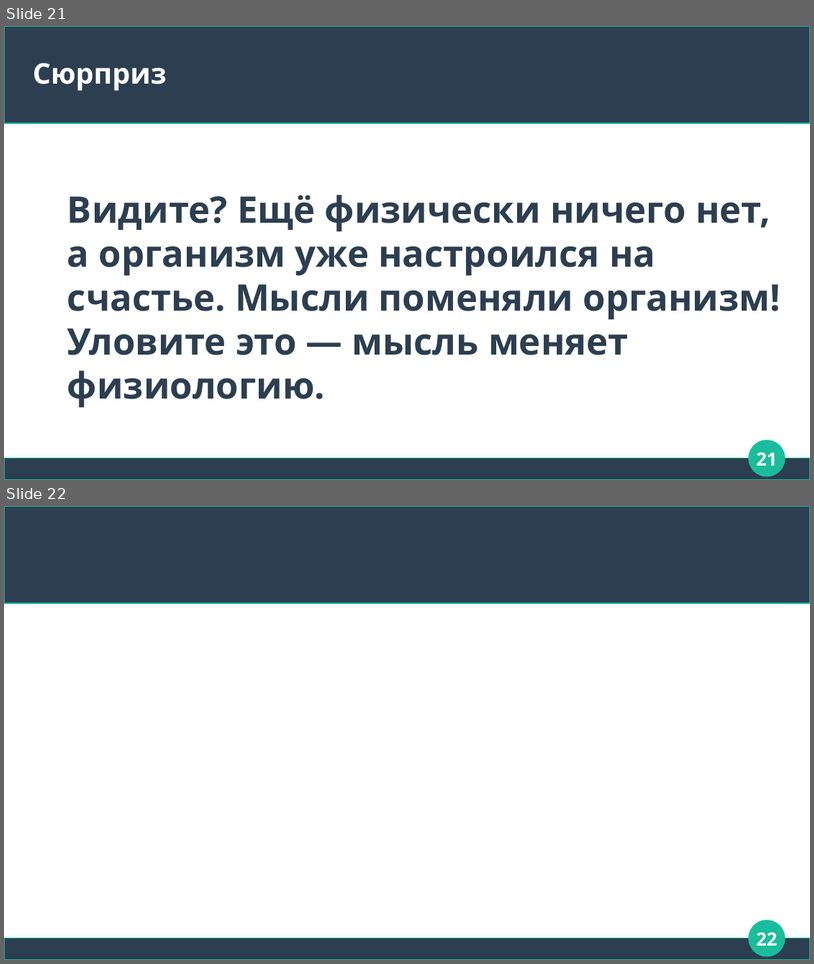
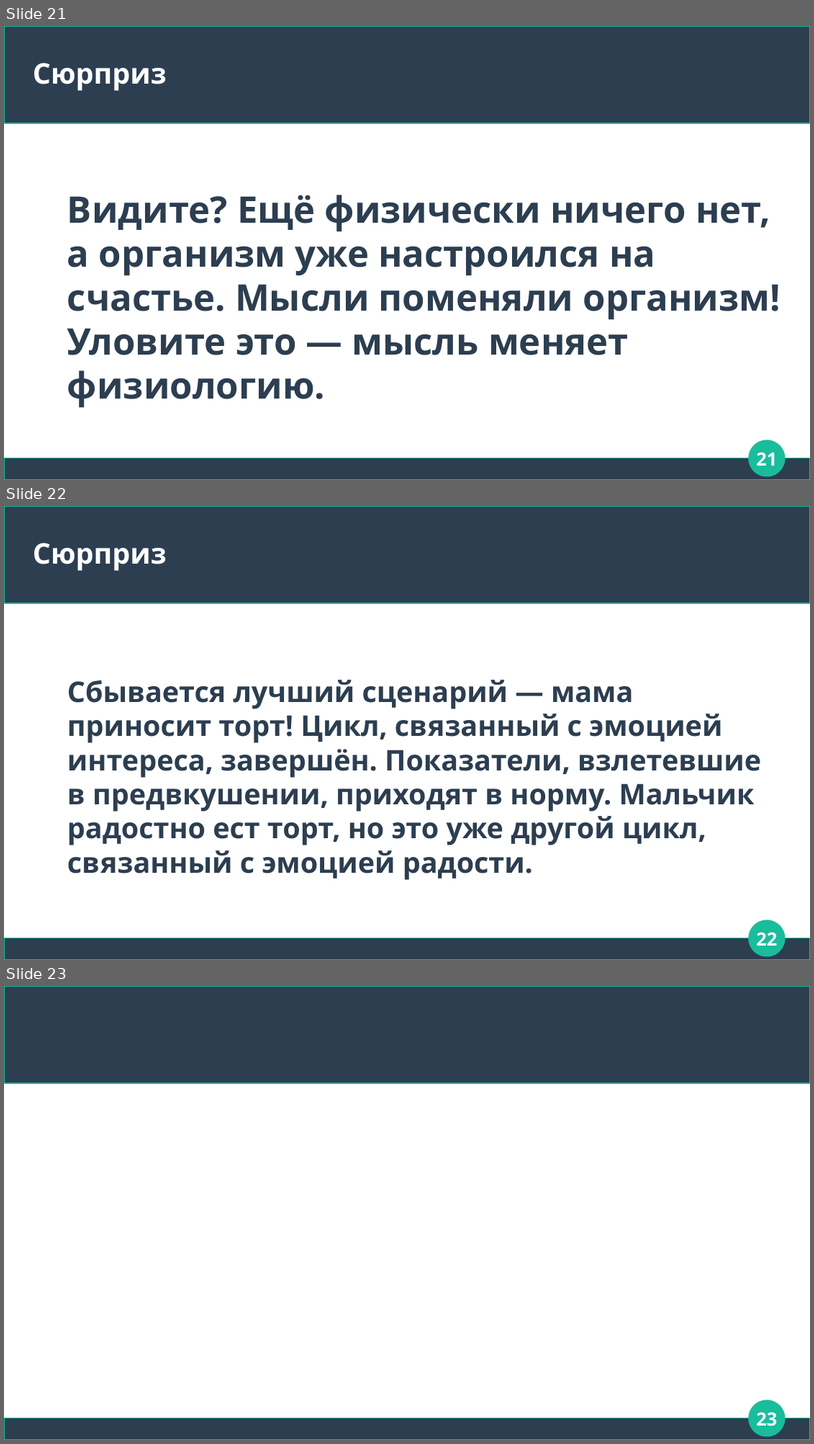
Before and after one commit to Chularev/articles, a slide deck: Psychology/4. аллостаз.odp. Shown one above the other, each under a label of ours: slides 21 and 22 before the commit, slides 21, 22 and 23 after it. The pictures are 814x964 and 814x1444 pixels, drawn with LibreOffice and Linux fonts; fonts in the diff are those of the drawing. Boxes give left, top, right and bottom in pixels: in the first picture for what was removed or moved away, otherwise in the second. Text is boxed around its words. In the diff, an @@ line names an element or a change of style, - is before the commit and + after.

```diff
--- a/Psychology/4. аллостаз.odp
+++ b/Psychology/4. аллостаз.odp
@@ slide 22 added at bbox=[4, 506, 810, 960], background #FFFFFF; not listed: 3 template elements that a slide beside it also shows @@
@@ title added at bbox=[33, 543, 167, 571], 28 pt, text #FFFFFF, bold @@
+Сюрприз
@@ text added at bbox=[67, 680, 761, 880], 28 pt, text #2C3E50, bold @@
+Сбывается лучший сценарий — мама приносит торт! Цикл, связанный с эмоцией интереса, завершён. Показатели, взлетевшие в предвкушении, приходят в норму. Мальчик радостно ест торт, но это уже другой цикл, связанный с эмоцией радости.
@@ page number added at bbox=[756, 932, 777, 945], 18 pt, text #FFFFFF, bold @@
+22
@@ what was slide 22 is now slide 23 @@
@@ page number at bbox=[756, 1412, 777, 1426]: text changed @@
-22
+23
```
Also in this commit, not shown: 1 slide changed.
